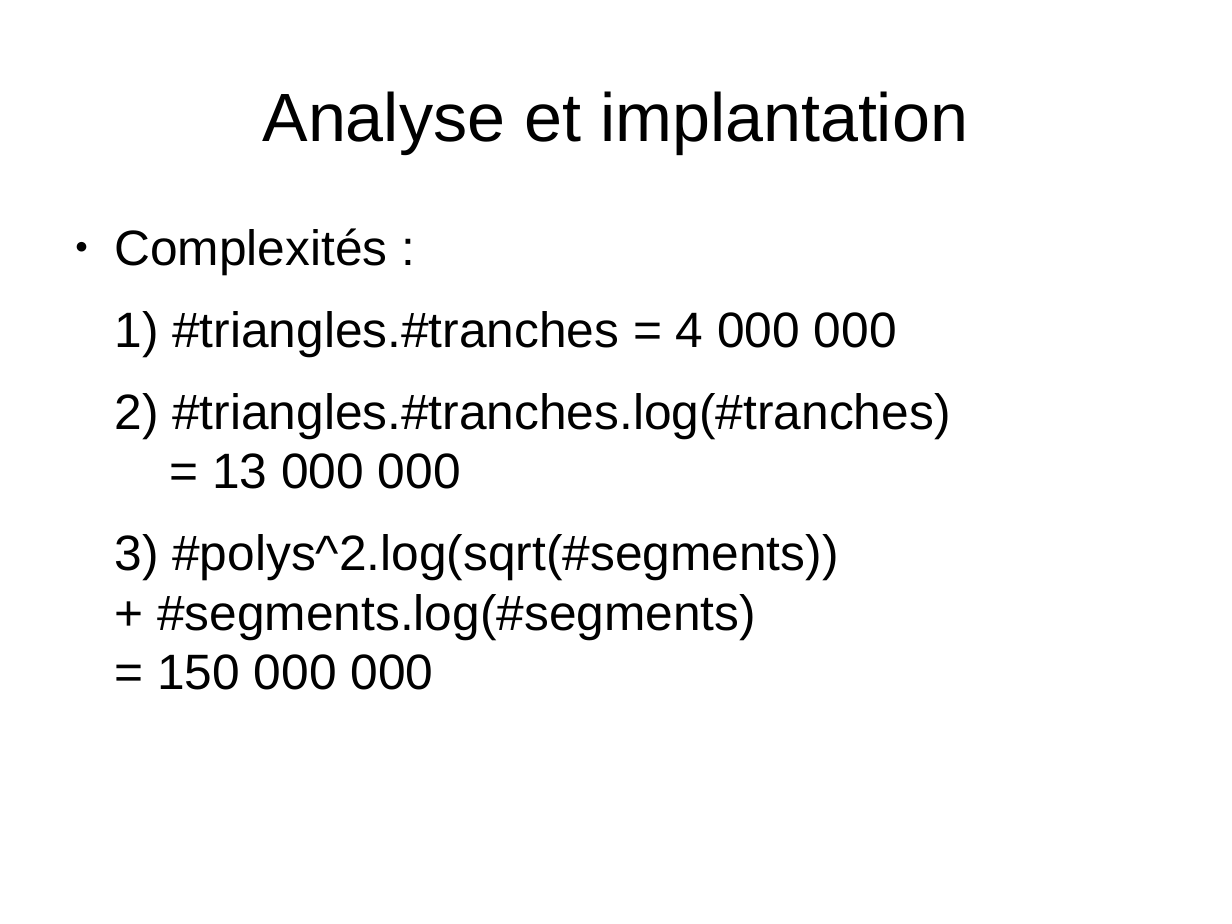
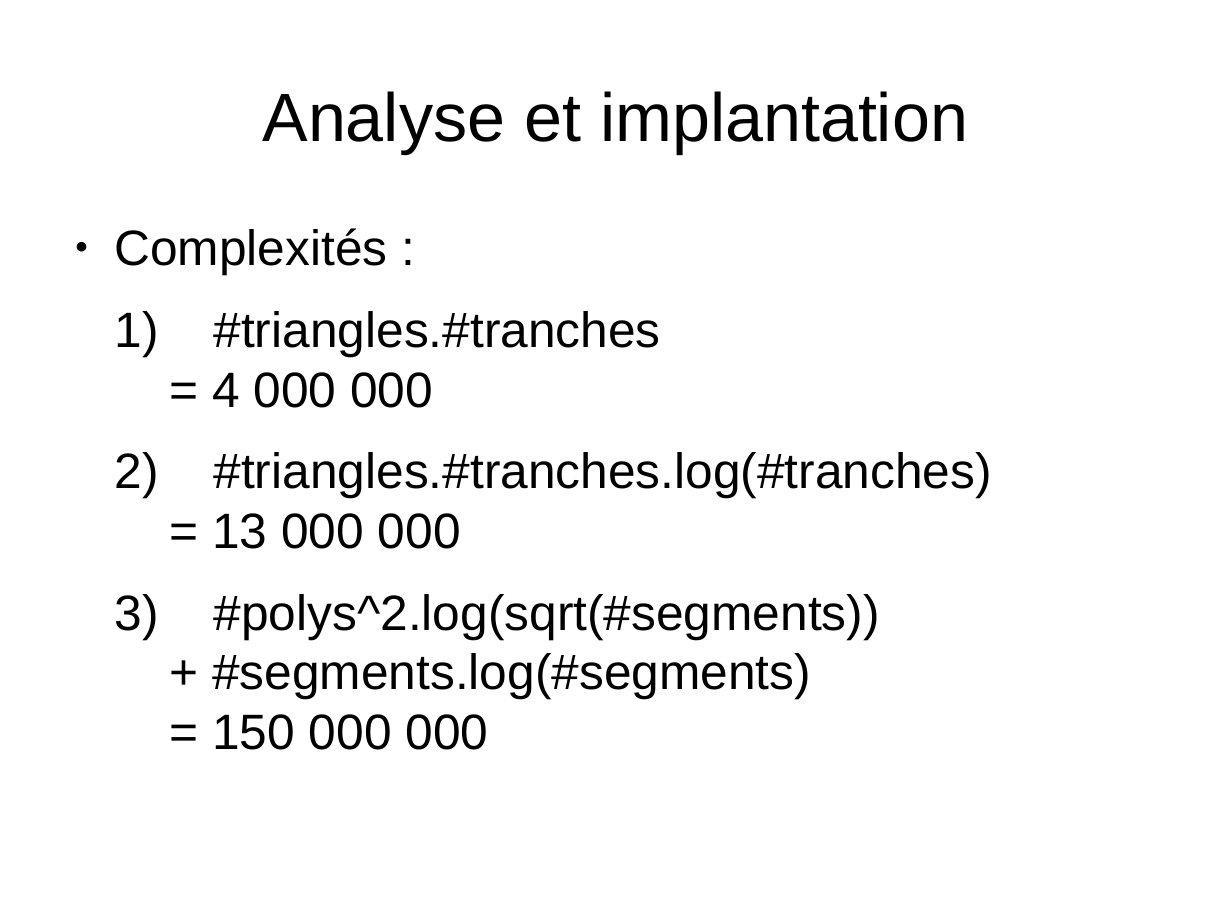
Before and after one commit to wagnerf42/Jimn, a slide deck: slide 13 of soutenance/soutenance.odp. Drawn at 1232x924 pixels with LibreOffice and Linux fonts; fonts in the diff are those of the drawing. Boxes give left, top, right and bottom in pixels: in the first picture for what was removed or moved away, otherwise in the second. Text is boxed around its words. In the diff, an @@ line names an element or a change of style, - is before the commit and + after.

```diff
--- a/soutenance/soutenance.odp
+++ b/soutenance/soutenance.odp
@@ text at (114,311,661,408): text changed @@
-1) #triangles.#tranches = 4 000 000
+1) #triangles.#tranches
+= 4 000 000
```
Also in this commit, not shown: 1 other slide changed.
